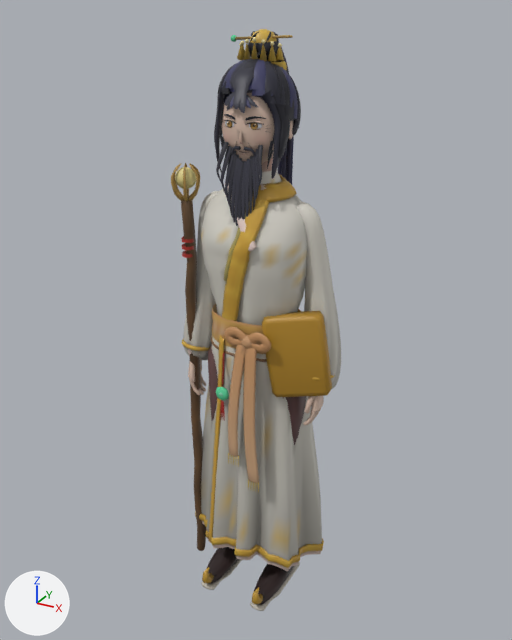
One commit to the glTF model assets/characters/gate_keeper.glb: the scene before it, then after it.
Both versions are drawn from a camera (50 mm lens) standing at (1.034, -1.892, 1.99) and looking at (-0.016, 0.017, 1.035). Arrows for +X, +Y and +Z are at lower left; the lights stay in place. The first picture is the older version. Vertices at exactly the same position are counted once.

The older version as bpy lines, for what is in view:
```python
me_body = bpy.data.meshes.new('body')
me_body.from_pydata(...)  # 23338 vertices, 44602 faces; spans x -0.29..0.29, y -0.22..0.2, z 0.0..1.94
# faces by material slot: [39316, 4828, 458]
me_body.materials.append(mat_toon)
me_body.materials.append(mat_plain)
me_body.materials.append(mat_glow)
ob_body = bpy.data.objects.new('body', me_body)
ob_body.location = (0.0, 0.0, 0.0)
```
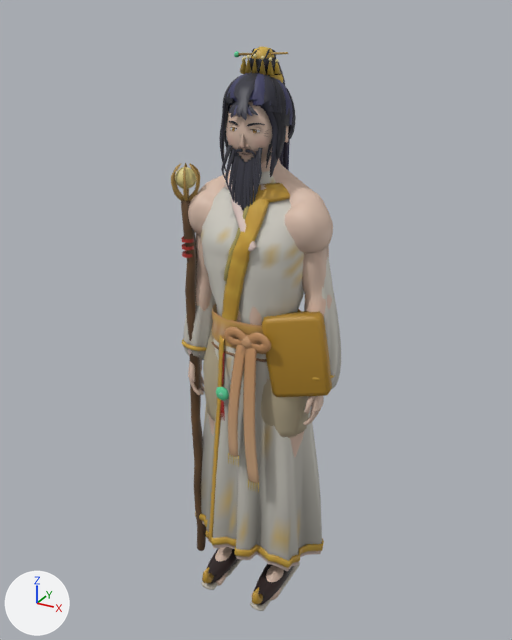
Pixel boxes (x1, y1, x2, y2) of what changed, in the pictures (512 x 640 px):
'body', reshaped (23% shorter)
    before: (171, 29, 341, 611)
    after: (171, 163, 341, 611)
'bare', added (beige)
    after: (188, 159, 333, 600)
'own', added
    after: (188, 47, 324, 425)
    faces in mat_toon: (188, 47, 324, 425)
    faces in mat_plain: (226, 105, 269, 157)
part 1 of me_body, deleted
    before: (188, 29, 321, 425)
part 2 of me_body, cut back (brown)
    before: (222, 91, 294, 172)
part 3 of me_body, recoloured
    before: (206, 170, 311, 228)
    after: (211, 171, 287, 226)

The change in detail:
me_body is used by ob_body; location (0.0, 0.0, 0.0).
me_body had 23338 vertices, 44602 faces and spanned x -0.29..0.29, y -0.22..0.2, z 0.0..1.94.
me_body now has 8705 vertices, 16542 faces and spans x -0.29..0.29, y -0.22..0.18, z 0.0..1.65.
me_body part 1: 183 loose pieces with 12947 vertices, spanning x -0.25..0.25, y -0.13..0.2, z 0.72..1.94, are deleted.
me_body part 2: 5 vertices moved within x -0.05..0.05, y -0.01..0.06, z 1.57..1.61; 1568 vertices removed from x -0.11..0.11, y -0.11..0.13, z 1.56..1.85; 52 vertices added at x -0.05..0.05, y -0.04..0.06, z 1.57..1.65.
me_body part 3: 688 kept faces spanning x -0.25..0.19, y -0.14..0.11, z 1.27..1.57 get new vertex colours.
Other edits to the shape of me_body do not show in these pictures.
me_body no longer uses material mat_plain.
Mesh me_own is new.
It has 14912 vertices, 28594 faces and spans x -0.252..0.252, y -0.113..0.179, z 0.725..1.889.
Faces by material slot: [23026, 5362, 206].
It uses material mat_toon.
It uses material mat_plain.
It uses material mat_glow.
Mesh me_bare is new.
It has 5508 vertices, 10984 faces and spans x -0.26..0.26, y -0.17..0.15, z 0.0..1.64.
It uses material mat_toon.
Object 'own' (ob_own) is new; it shows me_own.
Its location is (0.0, 0.0, 0.0).
Object 'bare' (ob_bare) is new; it shows me_bare.
Its location is (0.0, 0.0, 0.0).
